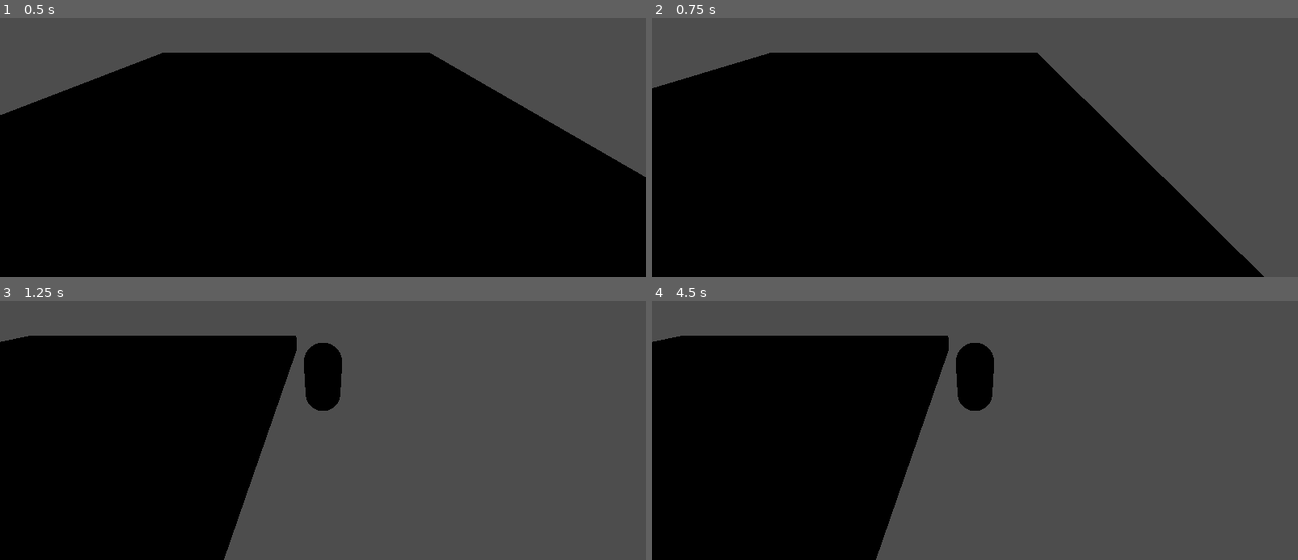
Above: before the commit, frames 1-4 (two rows, left to right).
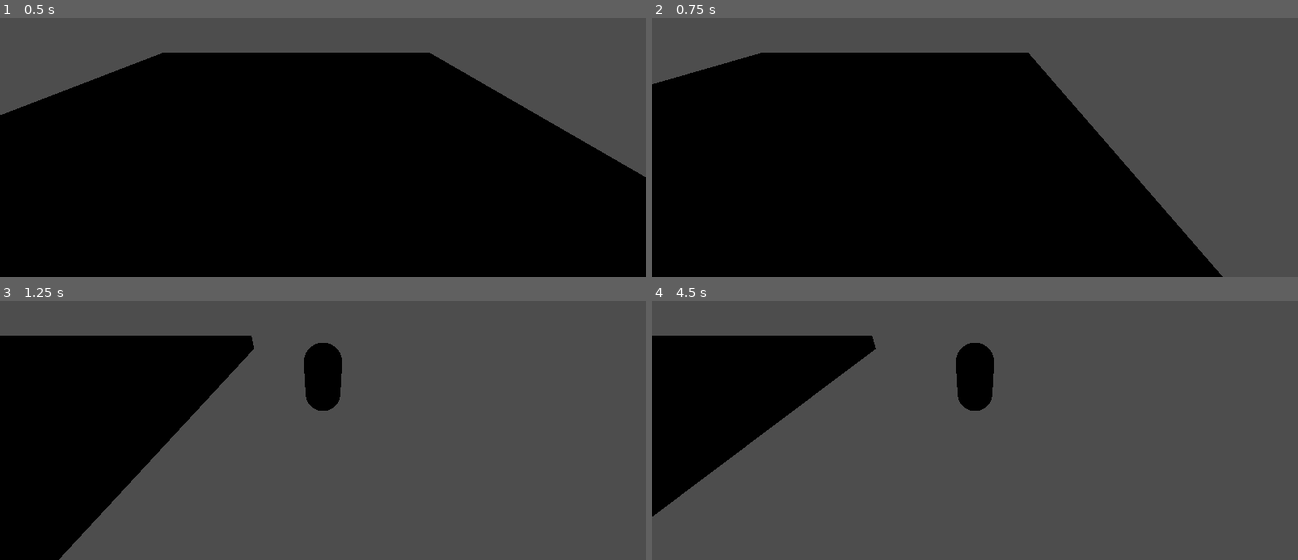
Above: after the commit, the same moments.

Repository: emanuelhix/gda-escape-room-2024
Game: Godot game, scene res://level/MainLevel.tscn
Same seed, same stepped clock (60 frames per second), same inputs: the game is played once before the commit and once after it.
Inputs:
- Up to frame 1 (0.5 s): no input
- Up to frame 2 (0.75 s): tap Enter at 0.5 s; hold D (Right, bound only before the commit) from 0.53 s (still down)
- Up to frame 3 (1.25 s): keep holding D (Right, bound only before the commit)
- Up to frame 4 (4.5 s): release D (Right, bound only before the commit) at 1.28 s; hold S (Back, bound only before the commit) 1.28-2.03 s; hold D (Right, bound only before the commit) 2.03-2.78 s; hold W (Forward, bound only before the commit) 2.78-3.53 s; hold A (Left, bound only before the commit) from 3.53 s (still down)

Frame 1 is identical in both runs. In frame 2, 3.6% of the frame differs, in the area x 0-95%, y 13-100%; in frame 3, 14%; in frame 4, 22%, in the area x 0-46%, y 13-100%.

Commit message:
Fix interpolation bug, clean up code

Diff:
--- a/Player/player.gd
+++ b/Player/player.gd
@@ -1,50 +1,50 @@
 extends CharacterBody3D
 
+const LEFT: String = "left"
+const FORWARD: String = "forward"
+const BACK: String = "back"
+const RIGHT: String = "right"
+const MOVE_DURATION: float = 0.25
+
 #	New end position
-var endPos:Vector3 = Vector3();
-#	Current player position
-var player_pos: Vector3 = Vector3();
+var endPos: Vector3 = Vector3();
+
 #	Angle for Player to turn with
 var dir_angle:float = 0;
-#	Input cooldown
-var cooldown_timer: float = 0.0
 
-#	Sets position when scene begins
-func _ready():
-	player_pos = global_transform.origin
+var tween : Tween = null
 
 func _process(delta: float) -> void:
-	#	Count CD timer down
-	if cooldown_timer > 0.0:
-		cooldown_timer -= delta
+	if tween and tween.is_running():
+		return
 
-	#	If any direction input pressed + CD timer is <= 0, Perform movement and turning
-	if (Input.is_action_pressed("Left") || Input.is_action_pressed("Right") || Input.is_action_pressed("Forward") || Input.is_action_pressed("Back")) && cooldown_timer <= 0.0:
-		if Input.is_action_pressed("Left"):
-			endPos = player_pos + Vector3(-5, 0 ,0)
-			dir_angle = 90;
-		elif Input.is_action_pressed("Right"):
-			endPos = player_pos + Vector3(5, 0 ,0)
-			dir_angle = -90;
-		elif Input.is_action_pressed("Forward"):
-			endPos = player_pos + Vector3(0, 0 ,-5)
-			dir_angle = 0;
-		elif Input.is_action_pressed("Back"):
-			endPos = player_pos + Vector3(0, 0 ,5)
-			dir_angle = 180;
+	var action_mapping = {
+		LEFT: Vector3(-5, 0, 0),
+		RIGHT: Vector3(5, 0, 0),
+		FORWARD: Vector3(0, 0, -5),
+		BACK: Vector3(0, 0, 5)
+	}
 
+	var dir_angle: float = 0.0
+	var direction: Vector3 = Vector3.ZERO
+	var action_pressed: bool = false
 
-		##	TODO:
-		##	This shit ain't interpolating lmao.
-		##	I imagine one can implement a function that is dedicated to
-		##	interpolating the Player to the new endPos which would disable any movement
-		##	from the _process function. You can probably do this with the cooldown_timer?
+	for action in action_mapping.keys():
+		if Input.is_action_pressed(action):
+			direction = action_mapping[action]
+			match action:
+				LEFT: dir_angle = 90
+				RIGHT: dir_angle = -90
+				FORWARD: dir_angle = 0
+				BACK: dir_angle = 180
+			action_pressed = true
+			break  # Exit the loop once an action is pressed
 
-		##	TODO:
-		##	There is also no "turning" interpolation. The player instantly turns.
+	if not action_pressed:
+		return
 
-		#	Player position is "interpolated" to new Endpos
-		player_pos = player_pos.lerp(endPos, delta * 20)
-		global_transform.origin = player_pos;
-		#	Set input CD to be 0.1s
-		cooldown_timer = 0.1;
+	print("Turning angle: " + str(dir_angle))
+	endPos = global_position + direction
+	tween = get_tree().create_tween()
+	tween.tween_property(self, "global_position", endPos, MOVE_DURATION)
+	tween.play()
--- a/level/floor.tscn
+++ b/level/floor.tscn
@@ -14,5 +14,4 @@
 mesh = SubResource("BoxMesh_titco")
 
 [node name="CollisionShape3D" type="CollisionShape3D" parent="RigidBody3D"]
-transform = Transform3D(1, 0, 0, 0, 1, 0, 0, 0, 1, 0, 0, 0)
 shape = SubResource("BoxShape3D_0wokx")
--- a/project.godot
+++ b/project.godot
@@ -18,25 +18,25 @@
 
 [input]
 
-Forward={
+forward={
 "deadzone": 0.5,
 "events": [Object(InputEventKey,"resource_local_to_scene":false,"resource_name":"","device":-1,"window_id":0,"alt_press …(192 unchanged characters)…
 , Object(InputEventJoypadMotion,"resource_local_to_scene":false,"resource_name":"","device":-1,"axis":1,"axis_value":-1.0,"script":null)
 ]
 }
-Left={
+left={
 "deadzone": 0.5,
 "events": [Object(InputEventKey,"resource_local_to_scene":false,"resource_name":"","device":-1,"window_id":0,"alt_press …(191 unchanged characters)…
 , Object(InputEventJoypadMotion,"resource_local_to_scene":false,"resource_name":"","device":-1,"axis":0,"axis_value":-1.0,"script":null)
 ]
 }
-Right={
+right={
 "deadzone": 0.5,
 "events": [Object(InputEventKey,"resource_local_to_scene":false,"resource_name":"","device":-1,"window_id":0,"alt_press …(192 unchanged characters)…
 , Object(InputEventJoypadMotion,"resource_local_to_scene":false,"resource_name":"","device":-1,"axis":0,"axis_value":1.0,"script":null)
 ]
 }
-Back={
+back={
 "deadzone": 0.5,
 "events": [Object(InputEventKey,"resource_local_to_scene":false,"resource_name":"","device":-1,"window_id":0,"alt_press …(192 unchanged characters)…
 , Object(InputEventJoypadMotion,"resource_local_to_scene":false,"resource_name":"","device":-1,"axis":1,"axis_value":1.0,"script":null)
